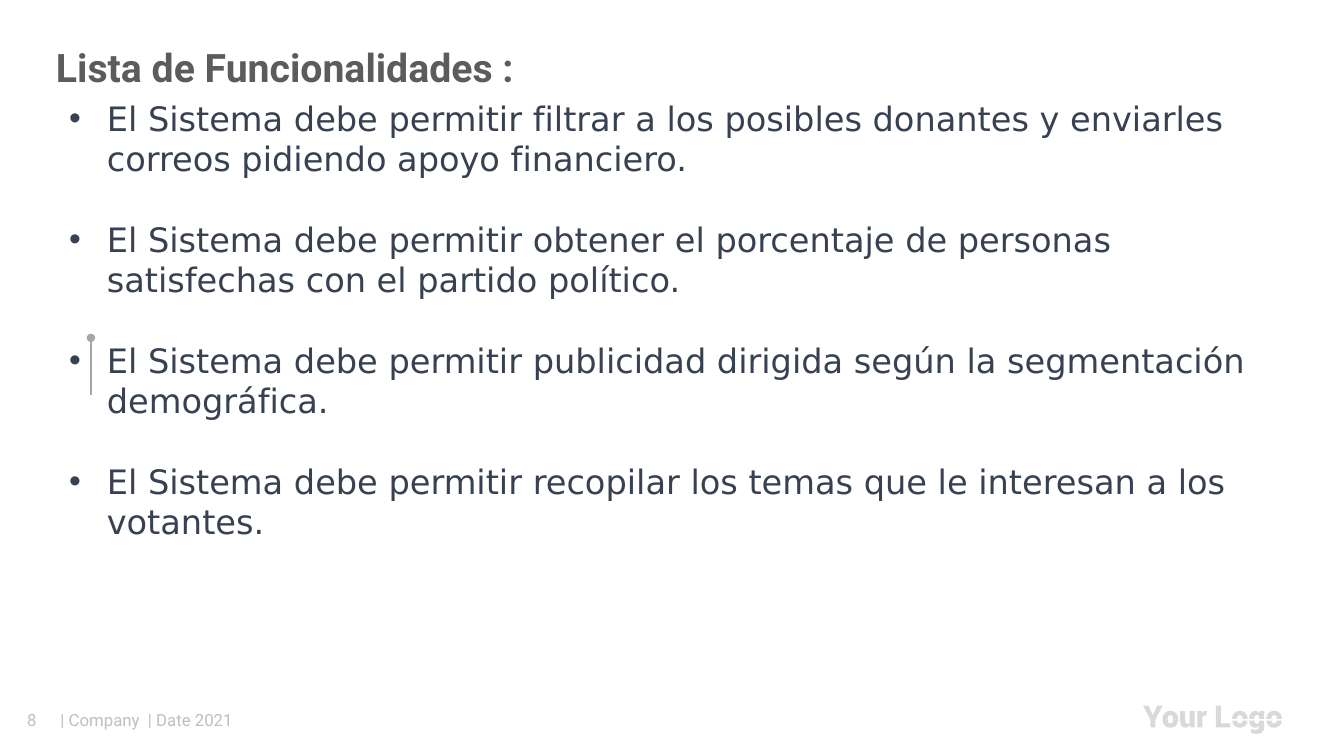
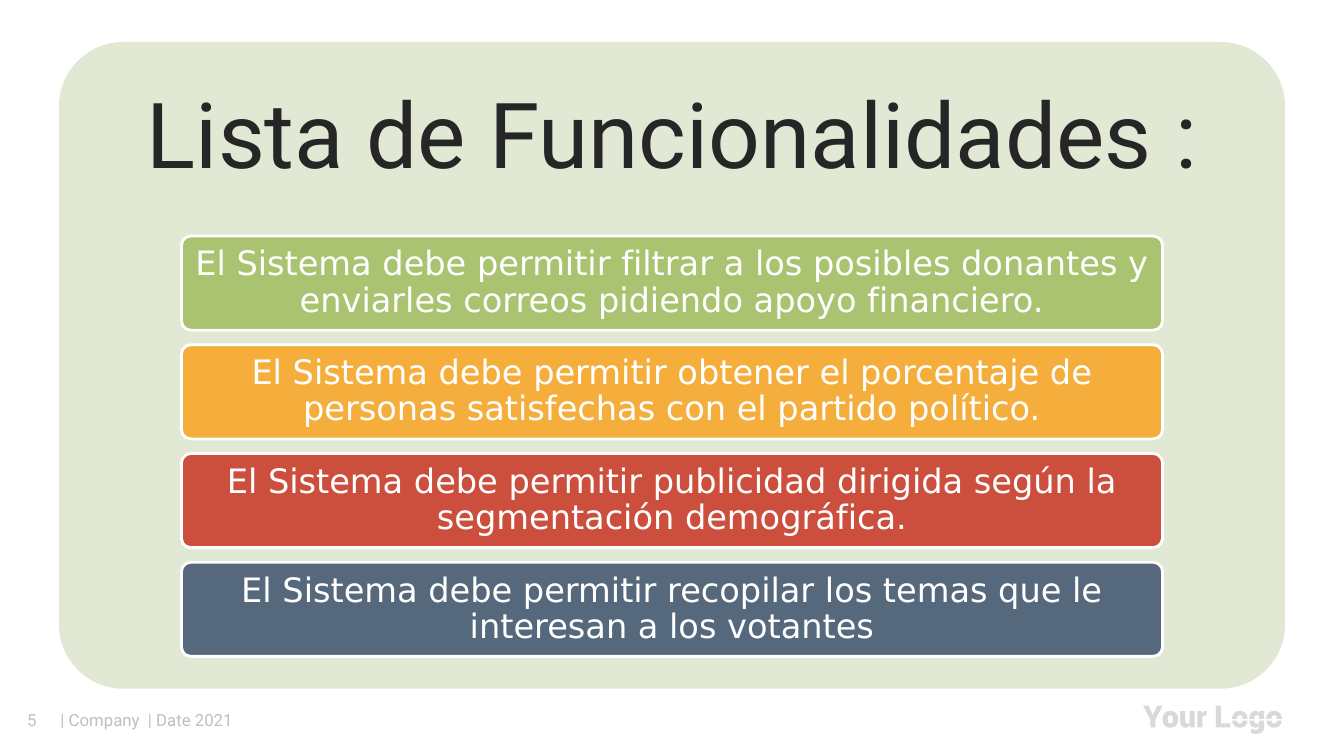
Before and after one commit to efrainrodriguez5/upc2023, a slide deck: slide 5 of Power Point/Trabajo Final - Fundamentos de Programación v2.pptx (slide 8 before the commit). Drawn at 1344x756 pixels with LibreOffice and Linux fonts; fonts in the diff are those of the drawing. Boxes give left, top, right and bottom in pixels: in the first picture for what was removed or moved away, otherwise in the second. Text is boxed around its words. In the diff, an @@ line names an element or a change of style, - is before the commit and + after.

```diff
--- a/Power Point/Trabajo Final - Fundamentos de Programación v2.pptx
+++ b/Power Point/Trabajo Final - Fundamentos de Programación v2.pptx
@@ text "Lista de Funcionalidades :" at [147, 99, 1151, 169]: size 28 to 65 pt, text colour #5C5C5C to #262626, bold off; alignment left to centre; line spacing 1 to 0.9; more space between paragraphs @@
@@ text at [107, 226, 1245, 535]: paragraphs removed @@
-• El Sistema debe permitir obtener el porcentaje de personas satisfechas con el partido político.
-• El Sistema debe permitir publicidad dirigida según la segmentación demográfica.
-• El Sistema debe permitir recopilar los temas que le interesan a los votantes.
@@ text "El Sistema debe permitir filtrar ...": place and size @@
-text "El Sistema debe permitir filtrar ..." at [107, 105, 1245, 535]
+text "El Sistema debe permitir filtrar ..." at [195, 249, 1148, 319]
@@ text "El Sistema debe permitir filtrar ..." at [195, 249, 1148, 319]: text colour #374151 to #FFFFFF; alignment left to centre; bullet • to none; line spacing 1 to 0.9; more space between paragraphs; vertical alignment top to middle @@
@@ arrow removed from (91, 395) to (91, 338) @@
@@ group added at [58, 42, 1286, 690]: 5 rounded rectangles, 3 texts @@
+El Sistema debe permitir obtener el porcentaje de personas satisfechas con el partido político.
+El Sistema debe permitir publicidad dirigida según la segmentación demográfica.
+El Sistema debe permitir recopilar los temas que le interesan a los votantes
@@ page number at [27, 714, 36, 726]: text changed @@
-8
+5
```
Also in this commit, not shown: 11 other slides changed, 5 slides removed, 1 other file.
